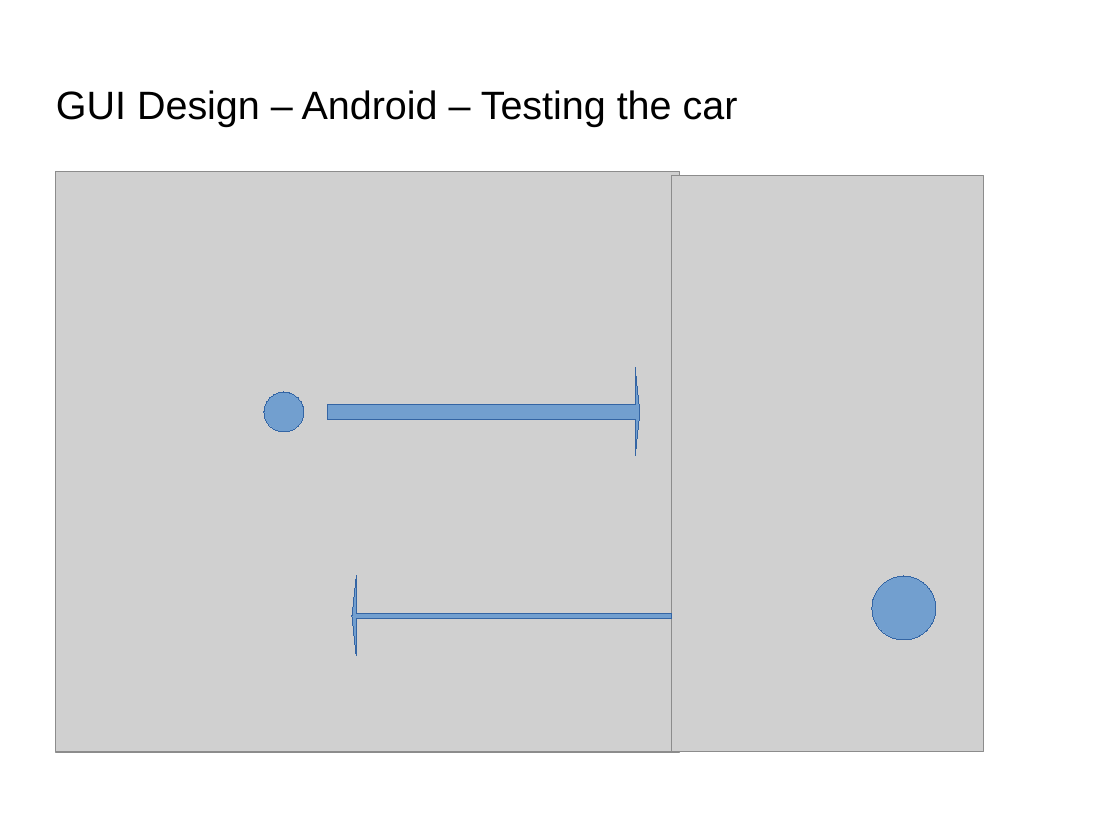
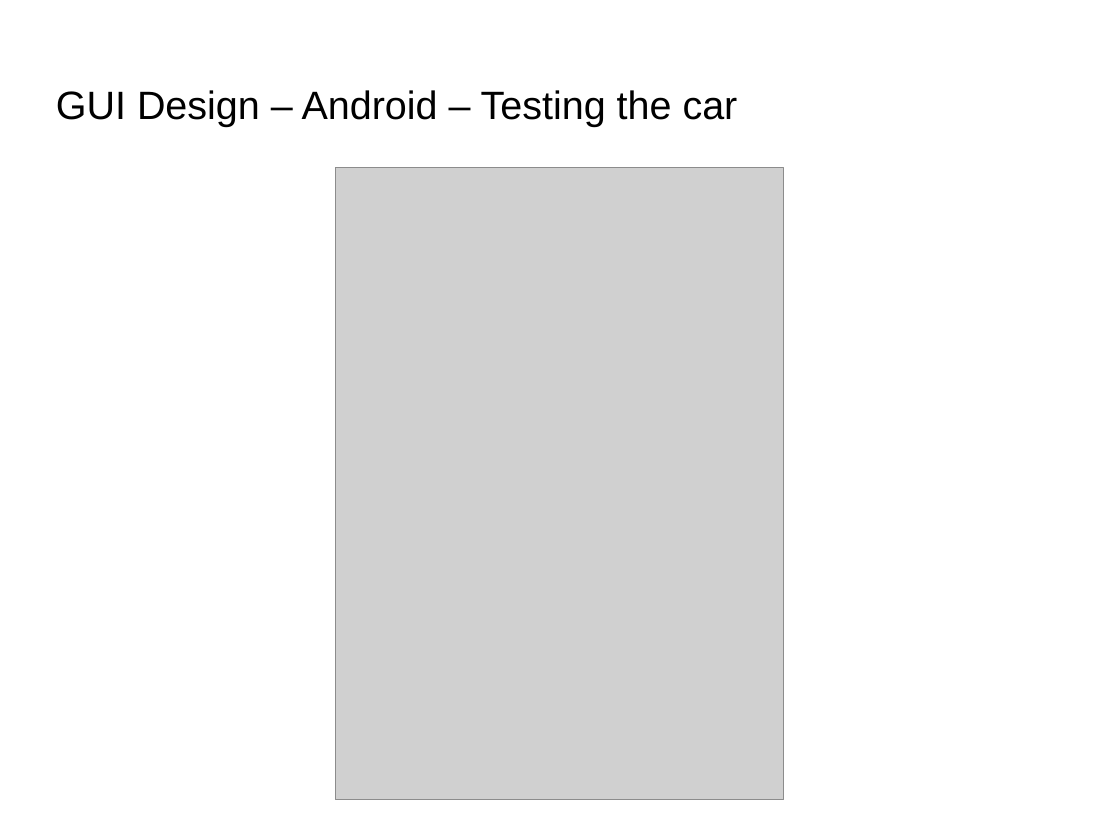
Before and after one commit to Matzkee/TeamProject, a slide deck: slide 21 of Documents/Team G - Design Presentation & Document.pptx (slide 15 before the commit). Drawn at 1120x840 pixels with LibreOffice and Linux fonts; fonts in the diff are those of the drawing; grey boxes stand for pictures; background and template pictures are left out. Boxes give left, top, right and bottom in pixels: in the first picture for what was removed or moved away, otherwise in the second. Text is boxed around its words. In the diff, an @@ line names an element or a change of style, - is before the commit and + after.

```diff
--- a/Documents/Team G - Design Presentation & Document.pptx
+++ b/Documents/Team G - Design Presentation & Document.pptx
@@ picture removed at bbox=[56, 172, 680, 752] @@
@@ picture added at bbox=[335, 168, 785, 800] @@
@@ picture removed at bbox=[672, 176, 984, 752] @@
@@ right arrow removed at bbox=[328, 368, 640, 456] @@
@@ ellipse removed at bbox=[264, 392, 304, 432] @@
@@ left arrow removed at bbox=[352, 576, 672, 657] @@
@@ ellipse removed at bbox=[872, 576, 936, 640] @@
```
Also in this commit, not shown: 7 other slides changed, 3 slides added, 10 other files.
